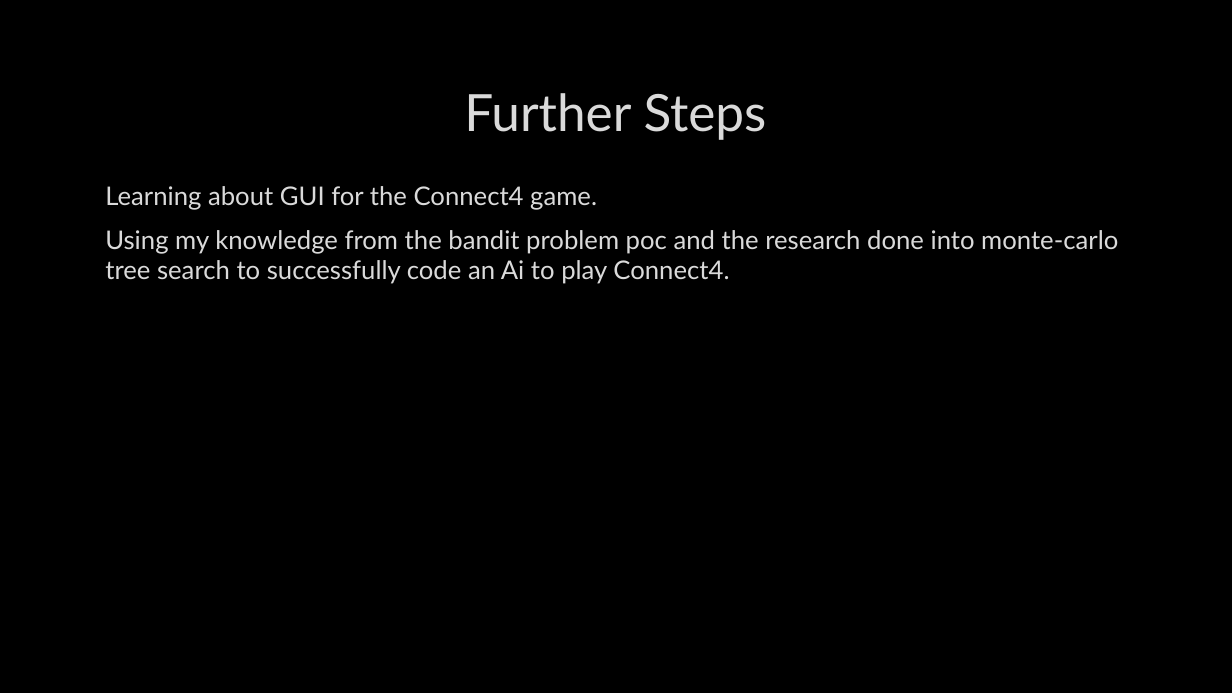
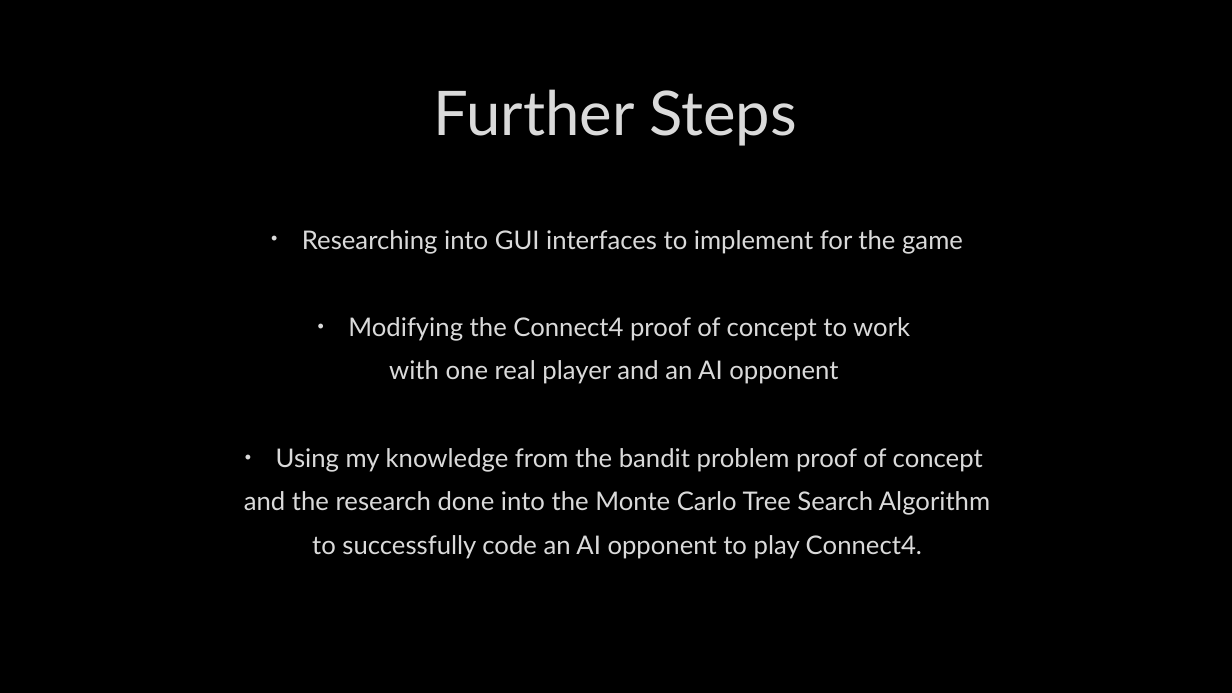
Before and after one commit to DanciuA004/Year3Project, a slide deck: slide 7 of documents/Interim Presentation.pptx (slide 6 before the commit). Drawn at 1232x693 pixels with LibreOffice and Linux fonts; fonts in the diff are those of the drawing; background and template pictures are left out. Boxes give left, top, right and bottom in pixels: in the first picture for what was removed or moved away, otherwise in the second. Text is boxed around its words. In the diff, an @@ line names an element or a change of style, - is before the commit and + after.

```diff
--- a/documents/Interim Presentation.pptx
+++ b/documents/Interim Presentation.pptx
@@ title "Further Steps" at [434,89,797,146]: size 40 to 48 pt @@
@@ text at [244,230,990,559]: text changed @@
-Learning about GUI for the Connect4 game.
-Using my knowledge from the bandit problem poc and the research done into monte-carlo tree search to successfully code an Ai to play Connect4.
+• Researching into GUI interfaces to implement for the game
+• Modifying the Connect4 proof of concept to work
+with one real player and an AI opponent
+• Using my knowledge from the bandit problem proof of concept
+and the research done into the Monte Carlo Tree Search Algorithm
+to successfully code an AI opponent to play Connect4.
```
Also in this commit, not shown: 3 other slides changed, 3 slides added, 2 slides removed.
